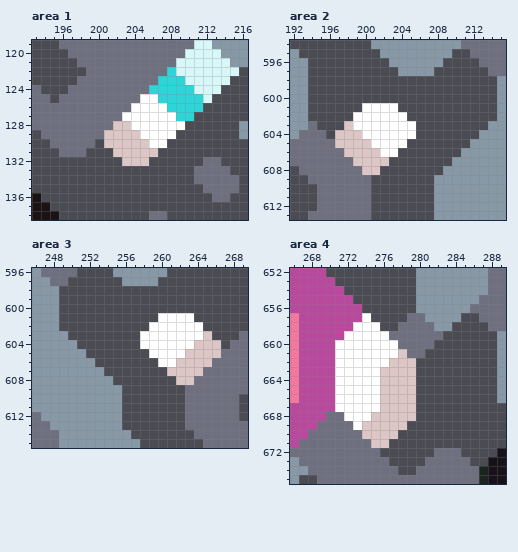
Pixel-art file: assets/sprites/atlas/units.ase. Above, as it was before the edit.
736x736 pixels, 1 frame. Colours within 5 levels of each other are drawn and written as one. Shown: area 1: x 193..216, y 119..138; area 2: x 192..215, y 594..613; area 3: x 246..269, y 596..615; area 4: x 266..289, y 652..675. The commit also changed other parts of the picture, which this record leaves out.
Now the later version:
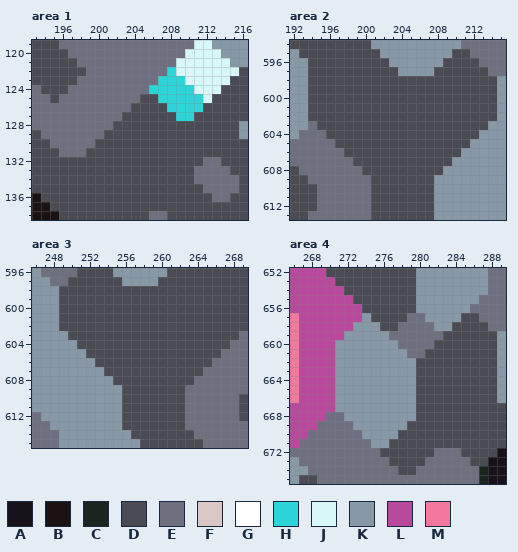
Palette (. is transparent): A #171219  B #1b1313  C #1b251f  D #4a4b53  E #6e7080  F #dcc6c6  G #ffffff  H #2dd5d9  J #d8f7f8  K #8799a7  L #b8499d  M #f2789e
Change:
{"change": "layer \"cell\" now hidden"}
{"where": "area 1"}
{"y":125,"x":205,"old":"GG","new":"DD"}
{"y":126,"x":204,"old":"GGGG","new":"DDDD"}
{"y":127,"x":203,"old":"GGGGGG","new":"DDDDDD"}
{"y":128,"x":202,"old":"FFGGGGGG","new":"DDDDDDDD"}
{"y":129,"x":201,"old":"FFFFGGGG","new":"DDDDDDDD"}
{"y":130,"x":201,"old":"FFFFFGG","new":"DDDDDDD"}
{"y":131,"x":202,"old":"FFFFF","new":"DDDDD"}
{"y":132,"x":203,"old":"FFF","new":"DDD"}
{"where": "area 2"}
{"y":601,"x":200,"old":"GGGG","new":"DDDD"}
{"y":602,"x":199,"old":"GGGGGG","new":"DDDDDD"}
{"y":603,"x":198,"old":"FGGGGGGG","new":"DDDDDDDD"}
{"y":604,"x":197,"old":"FFFGGGGGG","new":"DDDDDDDDD"}
{"y":605,"x":197,"old":"FFFFGGGG","new":"DDDDDDDD"}
{"y":606,"x":198,"old":"FFFFGG","new":"DDDDDD"}
{"y":607,"x":199,"old":"FFFF","new":"DDDD"}
{"y":608,"x":200,"old":"FF","new":"DD"}
{"where": "area 3"}
{"y":601,"x":260,"old":"GGGG","new":"DDDD"}
{"y":602,"x":259,"old":"GGGGGG","new":"DDDDDD"}
{"y":603,"x":258,"old":"GGGGGGGF","new":"DDDDDDDD"}
{"y":604,"x":258,"old":"GGGGGGFFF","new":"DDDDDDDDD"}
{"y":605,"x":259,"old":"GGGGFFFF","new":"DDDDDDDD"}
{"y":606,"x":260,"old":"GGFFFF","new":"DDDDDD"}
{"y":607,"x":261,"old":"FFFF","new":"DDDD"}
{"y":608,"x":262,"old":"FF","new":"DD"}
{"where": "area 4"}
{"y":657,"x":274,"old":"G","new":"K"}
{"y":658,"x":273,"old":"GGG","new":"KKK"}
{"y":659,"x":272,"old":"GGGGG","new":"KKKKK"}
{"y":660,"x":271,"old":"GGGGGGG","new":"KKKKKKK"}
{"y":661,"x":271,"old":"GGGGGGGF","new":"KKKKKKKK"}
{"y":662,"x":271,"old":"GGGGGGFFF","new":"KKKKKKKKK"}
{"y":663,"x":271,"old":"GGGGGFFFF","new":"KKKKKKKKK"}
{"y":664,"x":271,"old":"GGGGGFFFF","new":"KKKKKKKKK"}
{"y":665,"x":271,"old":"GGGGGFFFF","new":"KKKKKKKKK"}
{"y":666,"x":271,"old":"GGGGGFFFF","new":"KKKKKKKKK"}
{"y":667,"x":271,"old":"GGGGGFFFF","new":"KKKKKKKKK"}
{"y":668,"x":272,"old":"GGGFFFFF","new":"KKKKKKKK"}
{"y":669,"x":273,"old":"GFFFFF","new":"KKKKKK"}
{"y":670,"x":274,"old":"FFFF","new":"KKKK"}
{"y":671,"x":275,"old":"FF","new":"KK"}
{"label":"changed","picture_box":[104,94,185,166]}
{"label":"changed","picture_box":[335,103,416,175]}
{"label":"changed","picture_box":[140,313,221,385]}
{"label":"changed","picture_box":[335,313,416,448]}
